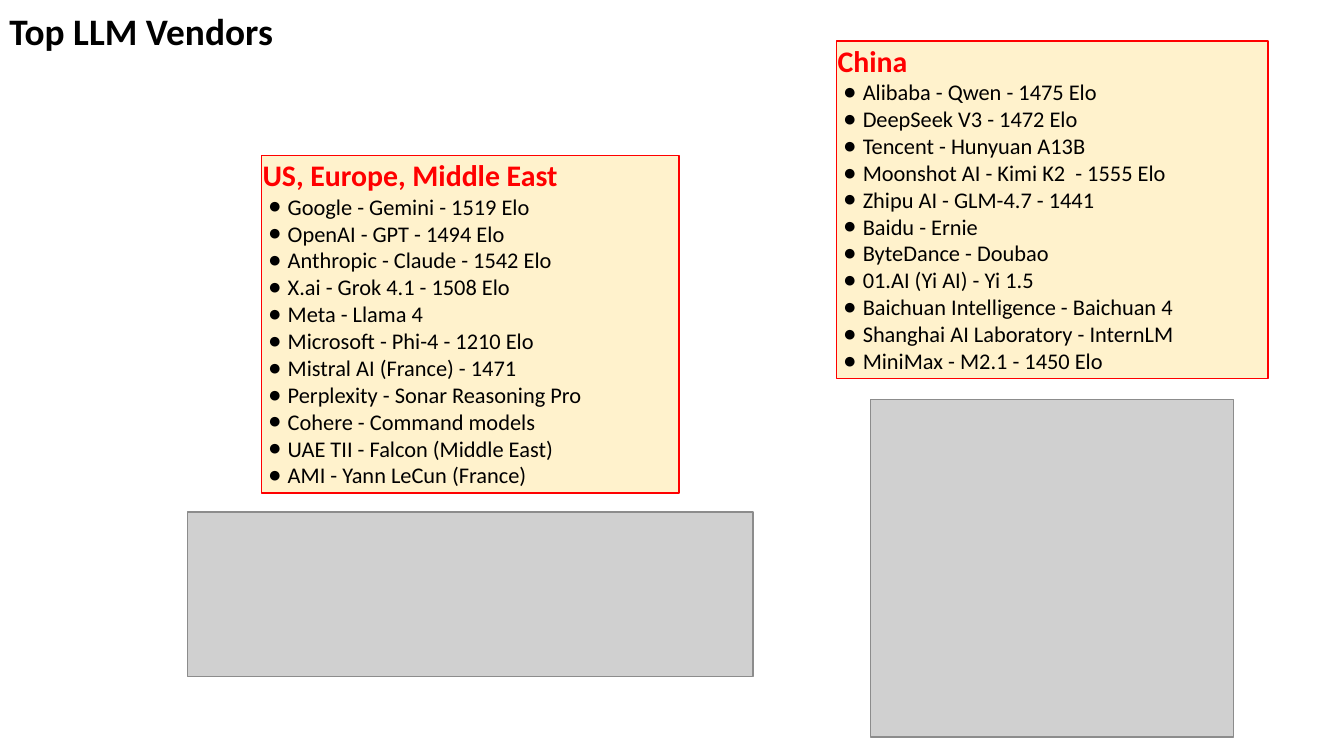
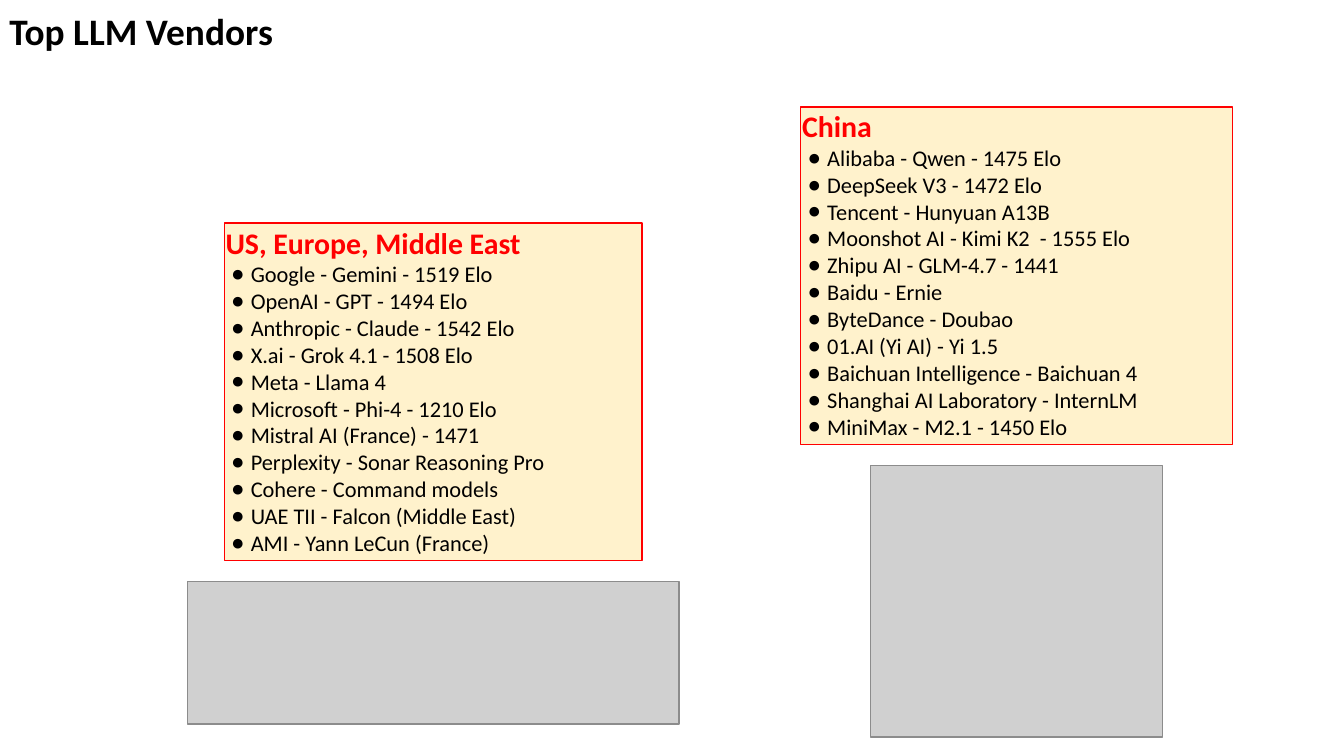
Before and after one commit to lselector/seminar, a slide deck: slide 3 of 2026/2026-01-16-AI-Updates.pptx. Drawn at 1344x756 pixels with LibreOffice and Linux fonts; fonts in the diff are those of the drawing; grey boxes stand for pictures. Boxes give left, top, right and bottom in pixels: in the first picture for what was removed or moved away, otherwise in the second. Text is boxed around its words. In the diff, an @@ line names an element or a change of style, - is before the commit and + after.

```diff
--- a/2026/2026-01-16-AI-Updates.pptx
+++ b/2026/2026-01-16-AI-Updates.pptx
@@ rectangle "China": place and size @@
-rectangle "China" at [836,42,1267,379]
+rectangle "China" at [801,106,1232,444]
@@ rectangle "US, Europe, Middle East": place and size @@
-rectangle "US, Europe, Middle East" at [261,156,679,493]
+rectangle "US, Europe, Middle East" at [224,223,642,560]
@@ picture: place and size @@
-picture at [871,399,1234,737]
+picture at [871,465,1164,737]
@@ picture: place and size @@
-picture at [187,512,753,676]
+picture at [187,581,679,723]
```
Also in this commit, not shown: 7 other slides changed, 4 slides added.
